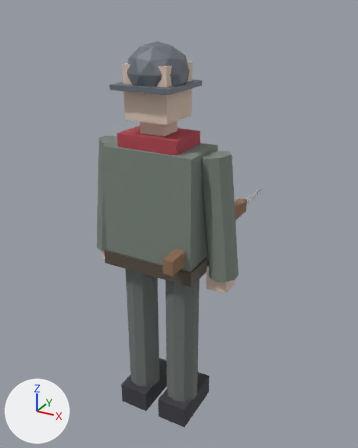
What one commit did to the glTF model assets/models/kron_soldier.glb.
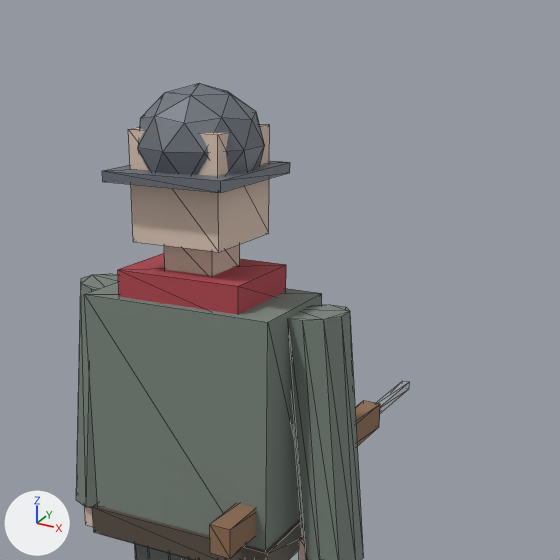
There are two pictures of each version: one whole from a camera (50 mm lens) standing at (1.134, -1.877, 2.054) and looking at (-0.051, 0.277, 0.977), one close up on the part from 16% to 94% of the width and 0% to 62% of the height. The axes (+X, +Y, +Z) are drawn at lower left. The lights are the same throughout. The last two pictures show the newer version. The close-ups show mesh edges as thin lines. Vertices at exactly the same position are counted once.

Names of what the first close-up shows: 'KronSoldierMesh'.
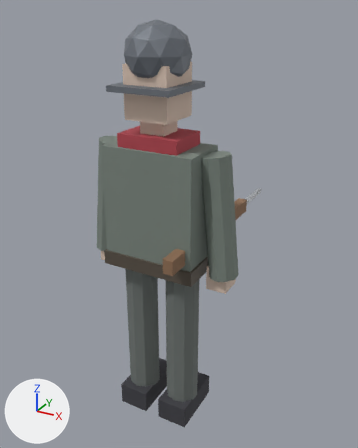
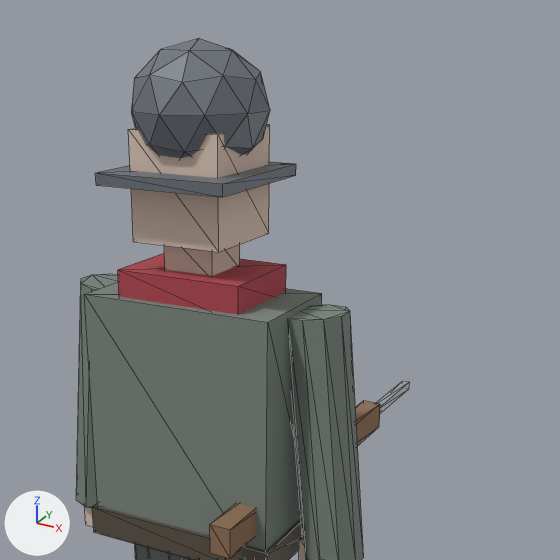
Changed parts and their boxes (x1, y1, x2, y2) in the close-ups (560 x 560 px; the box of a moved part takes in the faces that stretch with it):
'KronSoldierMesh', reshaped
    before: (76, 83, 410, 560)
    after: (76, 39, 410, 560)
part 1 of me_cube, moved or reshaped
    before: (138, 83, 265, 175)
    after: (131, 39, 270, 158)
part 2 of me_cube, moved or reshaped
    before: (102, 161, 290, 193)
    after: (95, 162, 296, 197)

The change, as a list of edits to the scene's bpy script:
```text
Change me_cube:
    used by ob_kronsoldiermesh; location = (0.0, 0.0, 0.0)
    remove me_cube.from_pydata(...)  # 218 vertices, 368 faces; spans x -0.4..0.4, y -0.25..0.88, z 0.0..1.92
    add me_cube.from_pydata(...)  # 218 vertices, 368 faces; spans x -0.4..0.4, y -0.25..0.88, z 0.0..2.01
    me_cube part 1: the loose piece of 42 vertices spanning x -0.13..0.13, y -0.14..0.14, z 1.68..1.92 is scaled about its middle by (1.07, 1.07, 1.13), then moved by (0.0, 0.0, 0.07)
    me_cube part 2
    me_cube.vertices[194].co: (-0.14, -0.16, 1.73) -> (-0.15, -0.17, 1.73)  # pixel (102, 181) -> pixel (96, 185)
    me_cube.vertices[195].co: (-0.14, -0.16, 1.76) -> (-0.15, -0.17, 1.75)  # pixel (102, 170) -> pixel (95, 172)
    me_cube.vertices[196].co: (-0.14, 0.14, 1.73) -> (-0.15, 0.15, 1.73)
    me_cube.vertices[197].co: (-0.14, 0.14, 1.76) -> (-0.15, 0.15, 1.75)
    me_cube.vertices[198].co: (0.14, -0.16, 1.73) -> (0.15, -0.17, 1.73)  # pixel (220, 192) -> pixel (222, 197)
    me_cube.vertices[199].co: (0.14, -0.16, 1.76) -> (0.15, -0.17, 1.75)  # pixel (220, 180) -> pixel (222, 183)
    me_cube.vertices[200].co: (0.14, 0.14, 1.73) -> (0.15, 0.15, 1.73)  # pixel (289, 172) -> pixel (295, 175)
    me_cube.vertices[201].co: (0.14, 0.14, 1.76) -> (0.15, 0.15, 1.75)  # pixel (290, 162) -> pixel (296, 163)
```
